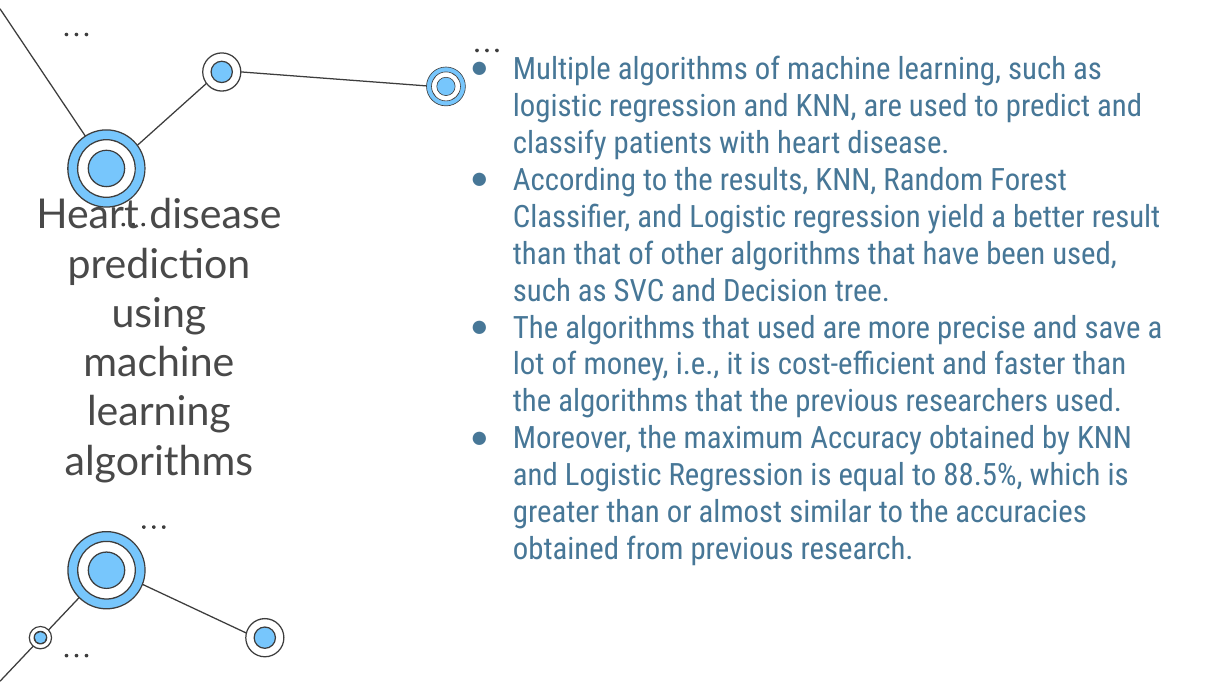
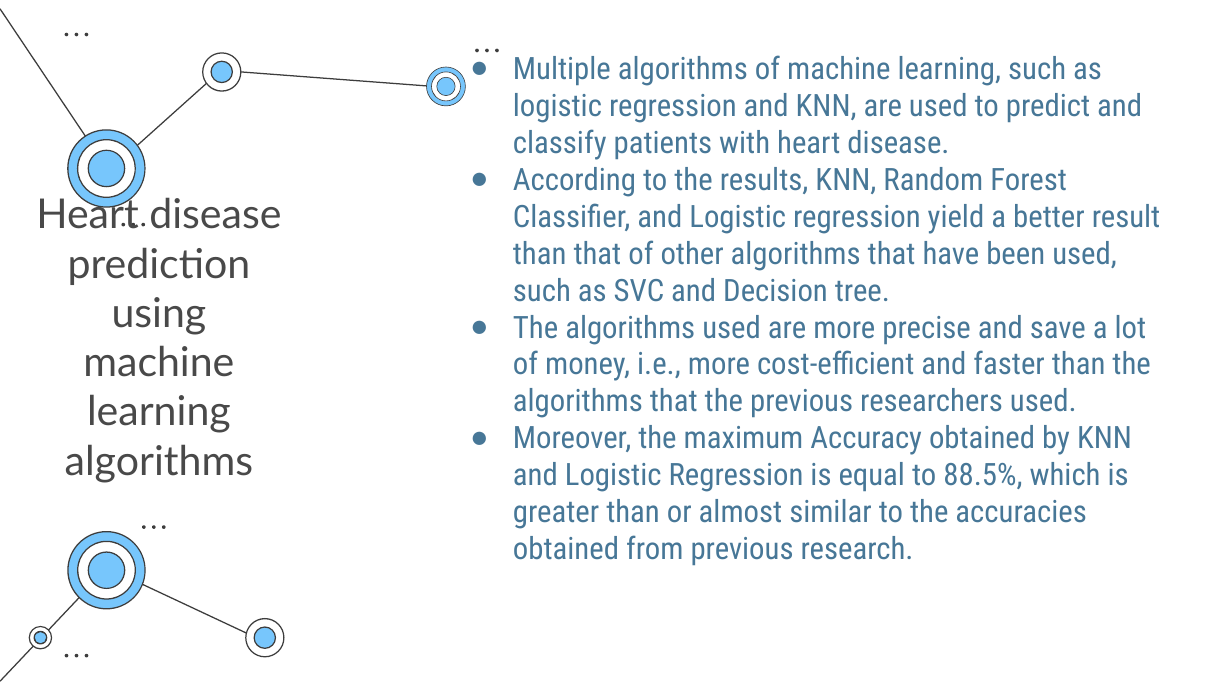
Before and after one commit to NAyeshaKhan/Heart-Disease-Prediction, a slide deck: slide 8 of Heart Disease Prediction System.pptx. Drawn at 1232x693 pixels with LibreOffice and Linux fonts; fonts in the diff are those of the drawing. Boxes give left, top, right and bottom in pixels: in the first picture for what was removed or moved away, otherwise in the second. Text is boxed around its words. In the diff, an @@ line names an element or a change of style, - is before the commit and + after.

```diff
--- a/Heart Disease Prediction System.pptx
+++ b/Heart Disease Prediction System.pptx
@@ text at (513,315,1150,418): text changed @@
-● The algorithms that used are more precise and save a lot of money, i.e., it is cost-efficient and faster than the algorithms that the previous researchers used.
+● The algorithms used are more precise and save a lot of money, i.e., more cost-efficient and faster than the algorithms that the previous researchers used.
```
Also in this commit, not shown: 10 other slides changed.
